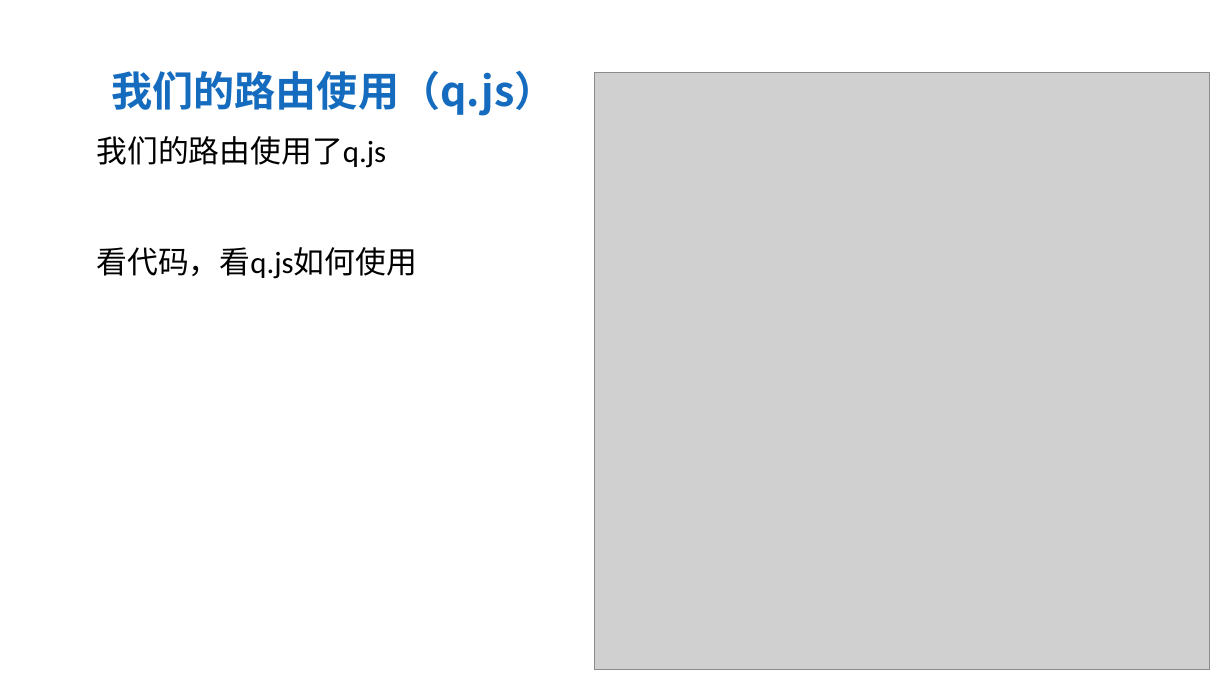
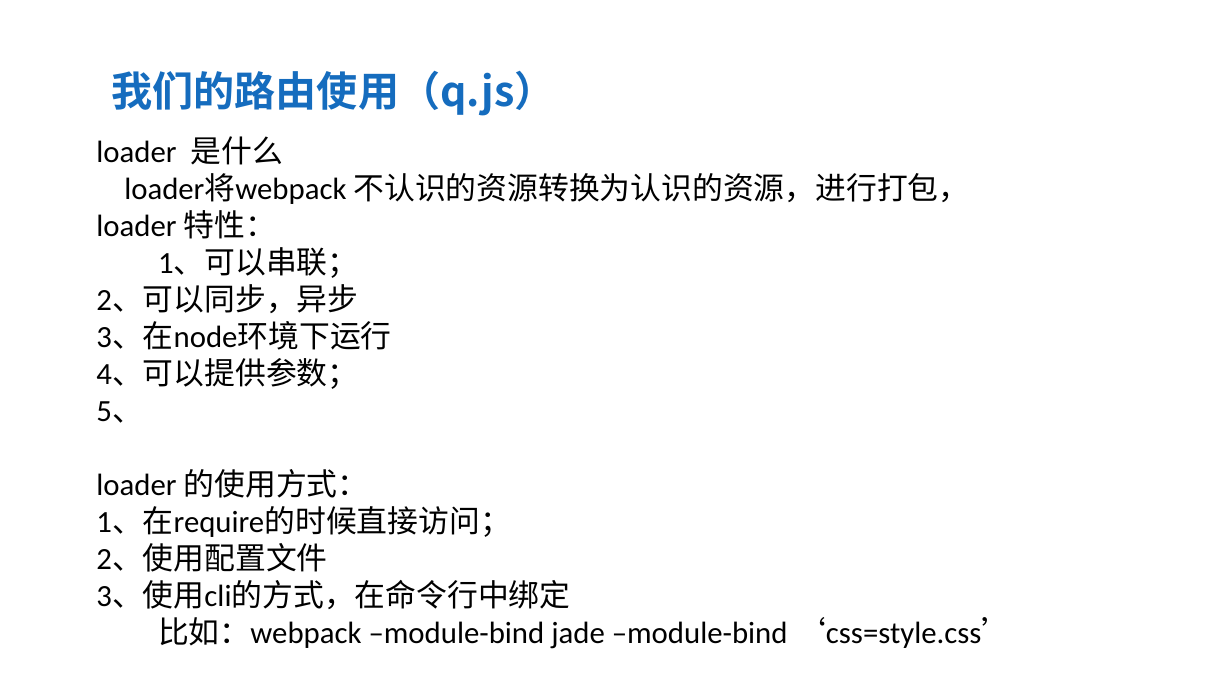
Before and after one commit to aYangLi/webpack-share, a slide deck: slide 11 of 20170609-李晨阳-前端路由机制的实现.pptx. Drawn at 1232x693 pixels with LibreOffice and Linux fonts; fonts in the diff are those of the drawing; grey boxes stand for pictures; background and template pictures are left out. Boxes give left, top, right and bottom in pixels: in the first picture for what was removed or moved away, otherwise in the second. Text is boxed around its words. In the diff, an @@ line names an element or a change of style, - is before the commit and + after.

Commit message:
babel-loader的配置

```diff
--- a/20170609-李晨阳-前端路由机制的实现.pptx
+++ b/20170609-李晨阳-前端路由机制的实现.pptx
@@ picture removed at bbox=[595, 73, 1210, 670] @@
@@ text at bbox=[96, 136, 1012, 649]: text changed @@
-我们的路由使用了q.js
-看代码，看q.js如何使用
+loader 是什么
+loader将webpack 不认识的资源转换为认识的资源，进行打包，
+loader 特性：
+1、可以串联；
+2、可以同步，异步
+3、在node环境下运行
+4、可以提供参数；
+5、
+loader 的使用方式：
+1、在require的时候直接访问；
+2、使用配置文件
+3、使用cli的方式，在命令行中绑定
+比如：webpack –module-bind jade –module-bind ‘css=style.css’
```
Also in this commit, not shown: 1 other slide changed, 1 slide added, 1 slide removed, 24 other files.
